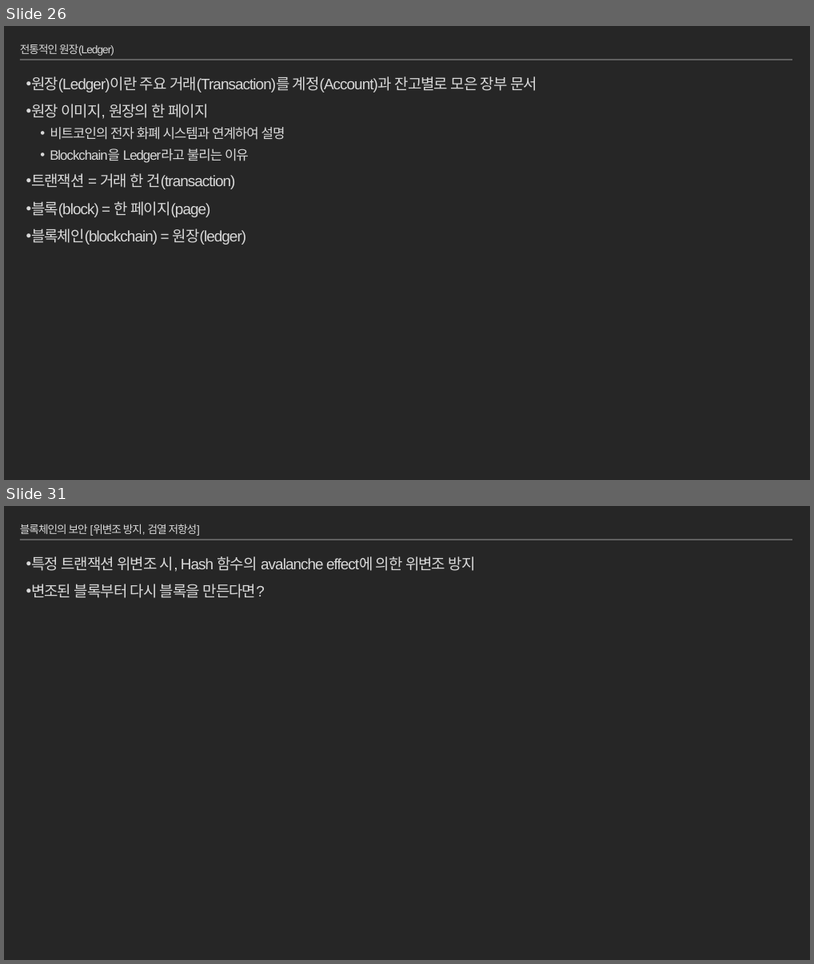
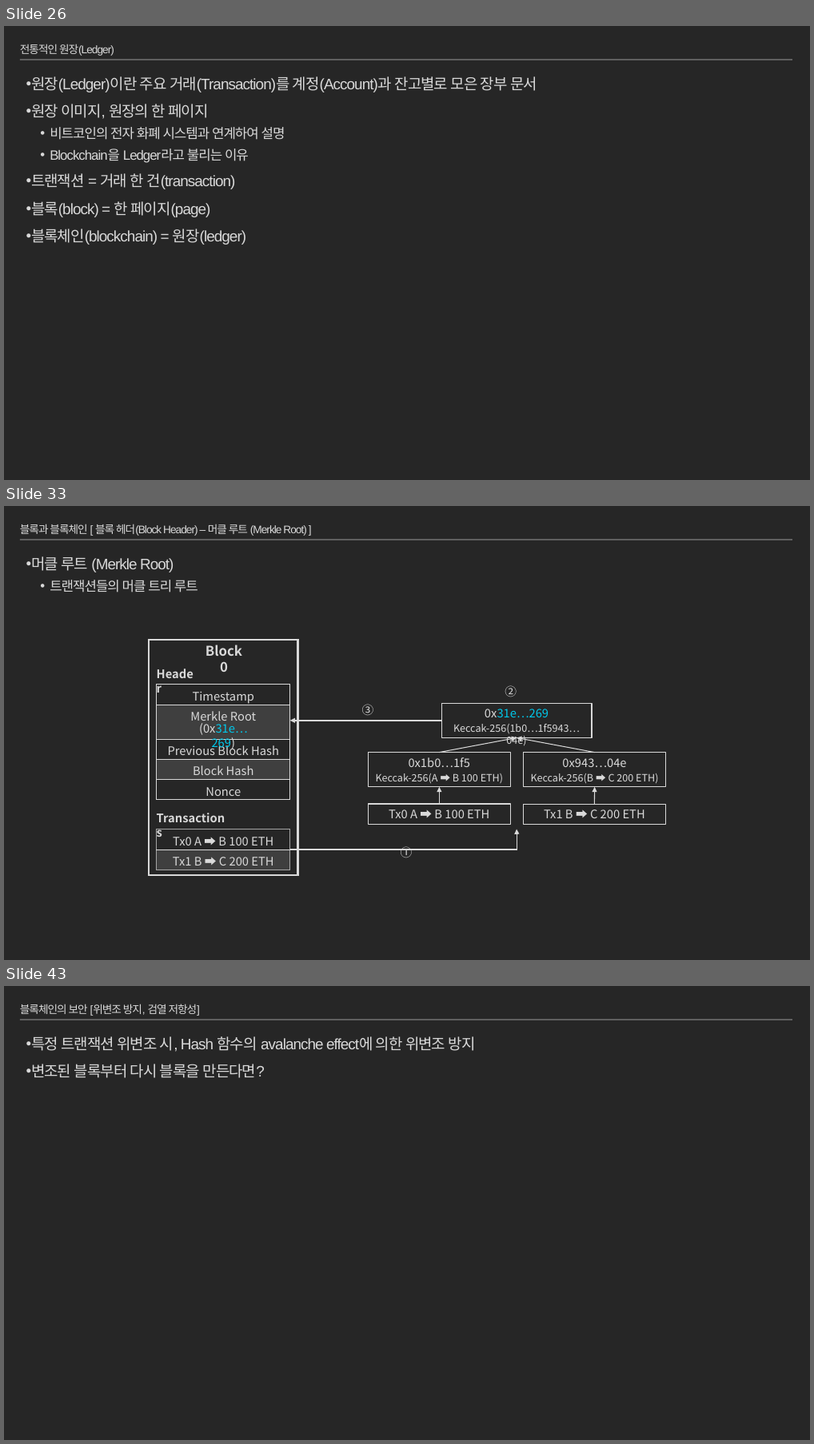
Before and after one commit to moss0801/blockchain-doc, a slide deck: General/Blockchain Part1.pptx. Shown one above the other, each under a label of ours: slides 26 and 31 before the commit, slides 26, 33 and 43 after it; the slides between them are not shown. The pictures are 814x964 and 814x1444 pixels, drawn with LibreOffice and Linux fonts; fonts in the diff are those of the drawing. Boxes give left, top, right and bottom in pixels: in the first picture for what was removed or moved away, otherwise in the second. Text is boxed around its words. In the diff, an @@ line names an element or a change of style, - is before the commit and + after.

Commit message:
Blockchain Part1 'transaciton & block', 'block & blockchain'

```diff
--- a/General/Blockchain Part1.pptx
+++ b/General/Blockchain Part1.pptx
@@ slide 33 added at [4,506,810,960], background #262626; not listed: 1 template element that a slide beside it also shows @@
@@ title added at [20,524,306,536], 13 pt, text #D9D9D9 @@
+블록과 블록체인 [ 블록 헤더(Block Header) – 머클 루트 (Merkle Root) ]
@@ text added at [31,556,198,592], 18 pt, text #D9D9D9 @@
+• 머클 루트 (Merkle Root)
+  • 트랜잭션들의 머클 트리 루트
@@ rectangle added at [149,640,298,875], outline #D9D9D9 2.5 pt @@
@@ text added at [206,644,242,672], 16 pt, text #D9D9D9, bold @@
+Block 0
@@ text added at [150,664,204,684], 14 pt, text #D9D9D9, bold @@
+Header
@@ table added at [157,684,290,799], 5 rows, 1 columns @@
+Timestamp
+Merkle Root
+Previous Block Hash
+Block Hash
+Nonce
@@ text added at [505,685,517,697], 14 pt, text #D9D9D9 @@
+②
@@ arrow added from (442, 720) to (290, 720), #D9D9D9 1.5 pt @@
@@ text added at [362,704,374,715], 14 pt, text #D9D9D9 @@
+③
@@ text added at [199,723,248,750], 14 pt, text #00C8EB @@
+(0x31e…269)
@@ group added at [368,704,666,824]: 5 rectangles, 4 arrows @@
+Tx0 A ➡ B 100 ETH
+Tx1 B ➡ C 200 ETH
+0x1b0…1f5
+Keccak-256(A ➡ B 100 ETH)
+0x943…04e
+Keccak-256(B ➡ C 200 ETH)
+0x31e…269
+Keccak-256(1b0…1f5943…04e)
@@ text added at [150,808,233,828], 14 pt, text #D9D9D9, bold @@
+Transactions
@@ table added at [157,829,290,869], 2 rows, 1 columns @@
+Tx0 A ➡ B 100 ETH
+Tx1 B ➡ C 200 ETH
@@ elbow arrow added from (290, 849) to (517, 829), #D9D9D9 1.5 pt @@
@@ text added at [401,846,413,857], 14 pt, text #D9D9D9 @@
+①
@@ what was slide 31 is now slide 43 @@
```
Also in this commit, not shown: 7 slides changed, 12 other slides added.
